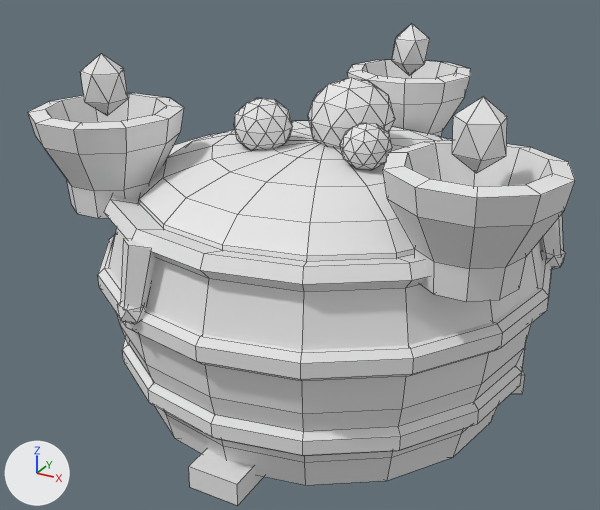
What one commit did to the FBX model shared/modeling-kit/out/merge_vat.fbx.
Rendered twice from a camera (50 mm lens) standing at (7.56, -15.42, 10.57) and looking at (-0.57, -0.63, 3.18). Every picture has the same lights, and +X, +Y and +Z are marked at lower left. The first picture is the older version. Mesh edges are drawn as thin lines.

In view in the first picture: 'merge_vat'.
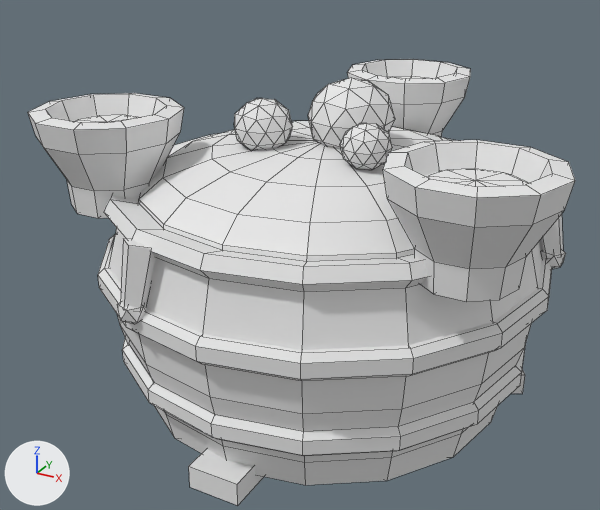
Where the change shows, as pixel boxes [x1, y1, x2, y2] in the pictures (600 x 510 px):
'merge_vat', reshaped (7% shorter)
    before: [28, 24, 575, 505]
    after: [28, 59, 575, 505]
part 1 of me_merge_vat, added
    after: [75, 115, 140, 122]
part 2 of me_merge_vat, added
    after: [425, 169, 529, 187]
part 3 of me_merge_vat, deleted
    before: [80, 54, 128, 116]
part 4 of me_merge_vat, deleted
    before: [452, 97, 507, 173]
part 5 of me_merge_vat, deleted
    before: [392, 24, 430, 76]

The edits, one by one:
me_merge_vat is used by ob_merge_vat; location (0.0, 0.0, 0.0).
me_merge_vat had 798 vertices, 1025 faces and spanned x -5.4..5.4, y -5.38..5.38, z 0.0..7.62.
me_merge_vat now has 858 vertices, 1085 faces and spans x -5.4..5.4, y -5.38..5.38, z 0.0..7.12.
me_merge_vat part 1: a new loose piece of 32 vertices spanning x -4.91..-2.79, y -3.78..-1.76, z 5.5..6.25, in mat_merge_vat_vcol (white #e7e7e7).
me_merge_vat part 2: a new loose piece of 32 vertices spanning x 2.79..4.91, y -3.78..-1.76, z 5.5..6.25, in mat_merge_vat_vcol (white #e7e7e7).
me_merge_vat part 3: the loose piece of 12 vertices spanning x -4.3..-3.41, y -3.2..-2.33, z 6.38..7.62 is deleted.
me_merge_vat part 4: the loose piece of 12 vertices spanning x 3.41..4.3, y -3.2..-2.33, z 6.38..7.62 is deleted.
me_merge_vat part 5: the loose piece of 12 vertices spanning x -0.43..0.43, y 3.46..4.36, z 6.38..7.62 is deleted.
Other edits to the shape of me_merge_vat do not show in these pictures.
